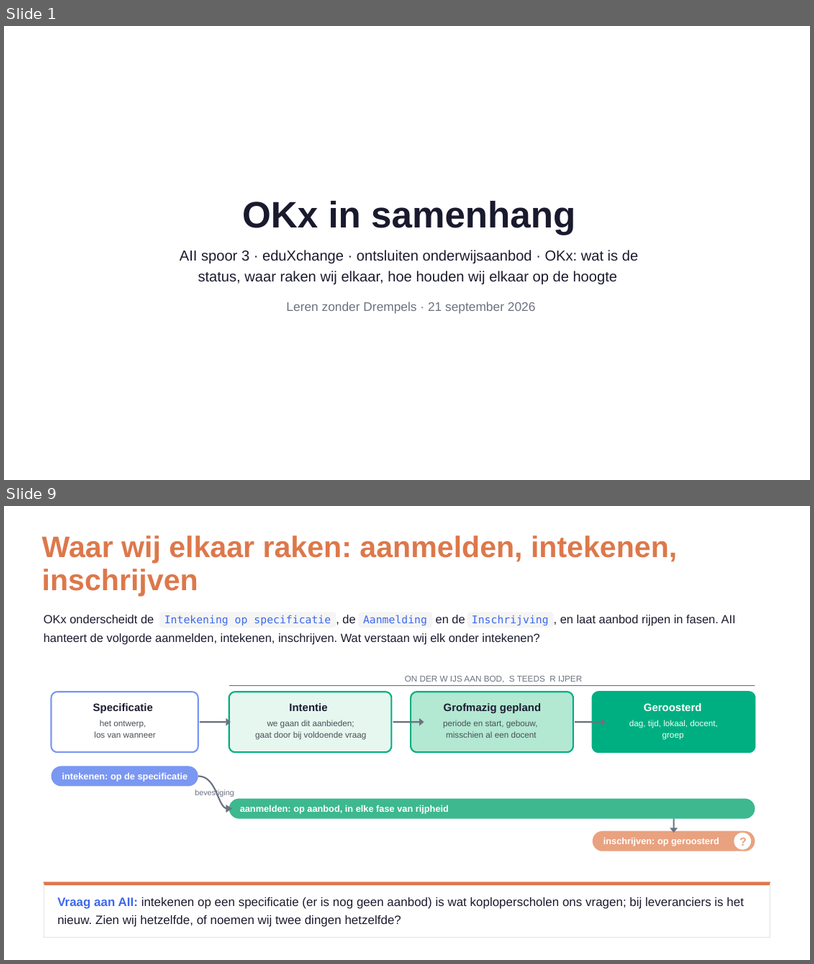
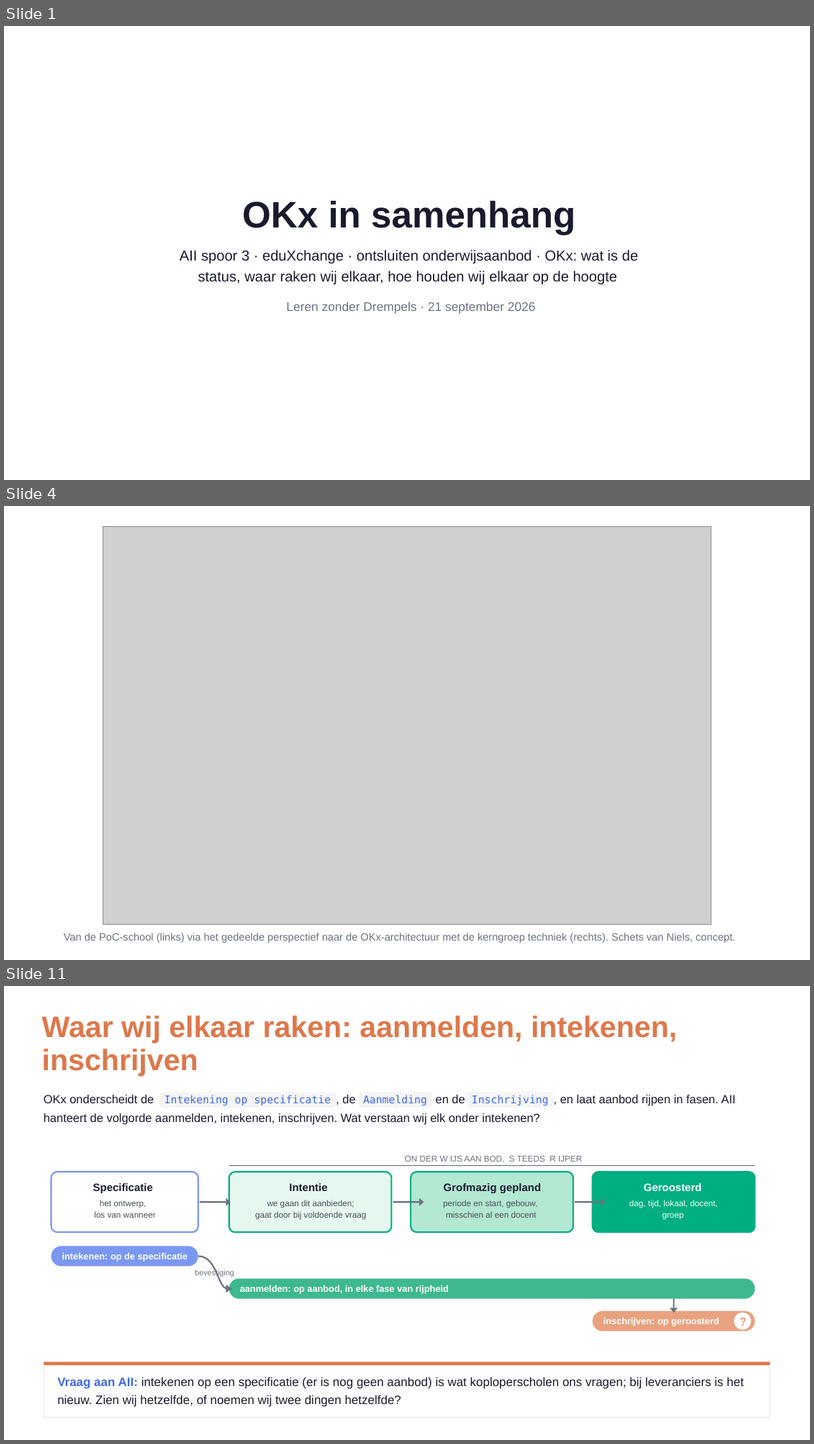
Before and after one commit to Npuls-OKx/meta, a slide deck: presentaties/export/260921_alignment_npuls_pijlers/260921_alignment_npuls_pijlers.pptx. Shown one above the other, each under a label of ours: slides 1 and 9 before the commit, slides 1, 4 and 11 after it; the slides between them are not shown. The pictures are 814x964 and 814x1444 pixels, drawn with LibreOffice and Linux fonts; fonts in the diff are those of the drawing; grey boxes stand for pictures; background and template pictures are left out. Boxes give left, top, right and bottom in pixels: in the first picture for what was removed or moved away, otherwise in the second. Text is boxed around its words. In the diff, an @@ line names an element or a change of style, - is before the commit and + after.

```diff
--- a/presentaties/export/260921_alignment_npuls_pijlers/260921_alignment_npuls_pijlers.pptx
+++ b/presentaties/export/260921_alignment_npuls_pijlers/260921_alignment_npuls_pijlers.pptx
@@ slide 4 added at (x1=4, y1=506, x2=810, y2=960), background #FFFFFF @@
@@ freeform shape added at (x1=4, y1=506, x2=810, y2=960), fill #000000 @@
@@ freeform shape added at (x1=4, y1=506, x2=810, y2=960), fill #FFFFFF @@
@@ picture added at (x1=103, y1=527, x2=712, y2=924) @@
@@ text added at (x1=64, y1=933, x2=736, y2=943), 9.6 pt, text #6B7280 @@
+Van de PoC-school (links) via het gedeelde perspectief naar de OKx-architectuur met de kerngroep techniek (rechts). Schets van Niels, concept.
@@ what was slide 9 is now slide 11 @@
```
Also in this commit, not shown: 7 slides changed, 2 other slides added, 1 slide removed, 2 other files.
